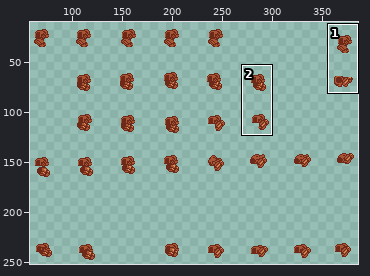
Sprite sheet, stored at items/armors/T-45/bsleeve.png. The picture above shows the old version from afar; the outline marks the close-up.
Close-up. Before the commit:
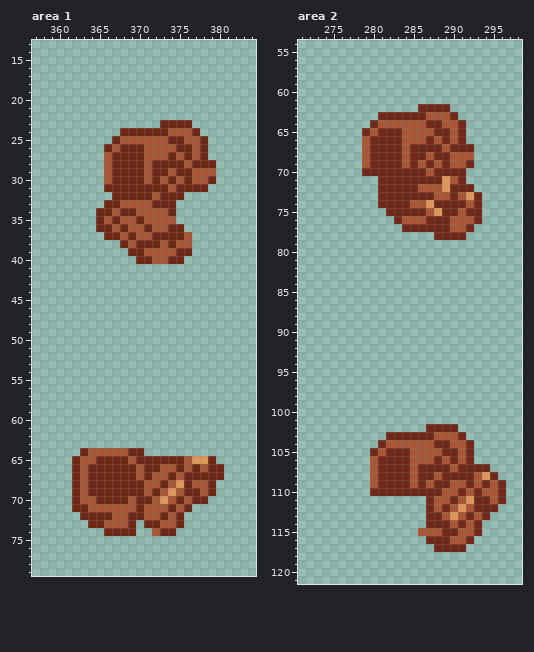
The file is 387x301 pixels. Shown: area 1: x 357..384, y 13..79; area 2: x 271..298, y 54..121. The wide view leaves out empty margins. The commit also changed other parts of the picture, which this record leaves out.
New version:
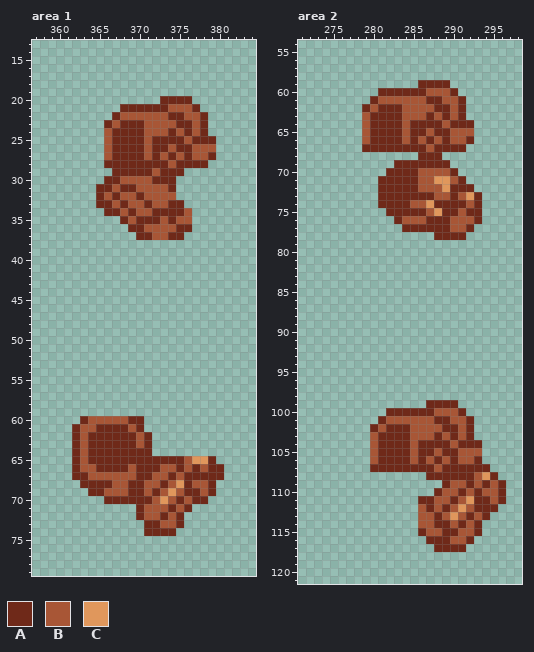
Palette (. is transparent): A #6f2919  B #a85636  C #e0975c
What changed:
--- area 1
@@ x 363..381 @@
 19 ...................
-20 ...................
-21 ...................
-22 ...................
-23 ..........AAAA.....
-24 .....AAAAAABBBA....
-25 ....ABBBBBBAABBA...
-26 ...ABAAABBBBAABA...
-27 ...BAAAABBBABABA...
-28 ...BAAAABAAAABAAA..
-29 ...BAAAABAABAABBB..
-30 ...BAAAABABABABBA..
-31 ...AAAAAAAABAAAA...
-32 ....AAAAABAAA......
-33 ...AABBBBAAA.......
-34 ..AABAABBBBA.......
-35 ..ABABBABBBB.......
-36 ..AABABBABBAA......
-37 ...AABABBAAAAB.....
-38 .....ABAAABABB.....
-39 ......AABBBBAA.....
-40 .......AABBAA......
+20 ..........AAAA.....
+21 .....AAAAAABBBA....
+22 ....ABBBBBBAABBA...
+23 ...ABAAABBBBAABA...
+24 ...BAAAABBBABABA...
+25 ...BAAAABAAAABAAA..
+26 ...BAAAABAABAABBB..
+27 ...BAAAABABABABBA..
+28 ...AAAAAAAABAAAA...
+29 ....AAAAABAAA......
+30 ...AABBBBAAA.......
+31 ..AABAABBBBA.......
+32 ..ABABBABBBB.......
+33 ..AABABBABBAA......
+34 ...AABABBAAAAB.....
+35 .....ABAAABABB.....
+36 ......AABBBBAA.....
+37 .......AABBAA......
+38 ...................
+39 ...................
+40 ...................
 41 ...................
@@ x 360..374 @@
 59 ...............
-60 ...............
-61 ...............
-62 ...............
-63 ...............
-64 ...ABBBBBAA....
-65 ..ABBAAAABAAAAA
-66 ..ABAAAAAABAABB
-67 ..ABAAAAAABABBA
-68 ..ABAAAAAAABBAB
-69 ..ABAAAAAAABABC
-70 ..ABBAAAABAABCB
-71 ..AABBBBBBABBBA
-72 ...AAAABBAABBAB
-73 ....AABBBA.AABB
-74 ......AAAA..BAA
+60 ...ABBBBBAA....
+61 ..ABBAAAABA....
+62 ..ABAAAAAABA...
+63 ..ABAAAAAABA...
+64 ..ABAAAAAAAA...
+65 ..ABAAAAAAAAAAA
+66 ..ABBAAAABAAABB
+67 ..AABBBBBBAABBA
+68 ...AAAABBAABBAB
+69 ....AABBBAABABC
+70 ......AAAAAABCB
+71 ..........ABBBA
+72 ..........ABBAB
+73 ...........AABB
+74 ...........AAAA
 75 ...............
--- area 2
@@ x 277..294 @@
  58 ..................
- 59 ..................
- 60 ..................
- 61 ..................
- 62 .........AAAA.....
- 63 ....AAAAAABBBA....
- 64 ...ABBBBBBAABBA...
- 65 ..ABAAABBBBAABA...
- 66 ..BAAAABBBABABA...
- 67 ..BAAAABAAAABAAA..
- 68 ..BAAAABAABAABBB..
- 69 ..BAAAABABABABBA..
- 70 ..AAAAAAAABAAAA...
- 71 ....AAAAAAAACBA...
+ 59 .........AAAA.....
+ 60 ....AAAAAABBBA....
+ 61 ...ABBBBBBAABBA...
+ 62 ..ABAAABBBBAABA...
+ 63 ..BAAAABBBABABA...
+ 64 ..BAAAABAAAABAAA..
+ 65 ..BAAAABAABAABBB..
+ 66 ..BAAAABABABABBA..
+ 67 ..AAAAAAAABAAAA...
+ 68 .........AAA......
+ 69 ......AAAAAAA.....
+ 70 .....AAAABBBBA....
+ 71 ....AAAAABBCCBA...
  72 ....AAAAABBBCAAA..
@@ x 278..295 @@
  98 ..................
- 99 ..................
-100 ..................
-101 ..................
-102 .........AAAA.....
-103 ....AAAAAABBBA....
-104 ...ABBBBBBAABBA...
-105 ..ABAAABBBBAABA...
-106 ..BAAAABBBABABA...
-107 ..BAAAABAAAABAAAA.
-108 ..BAAAABAABAAAABCA
-109 ..BAAAABABAABBABAB
-110 ..AAAAAAAAABBABABB
-111 .........ABBABCAAB
-112 .........ABABCBAAA
-113 .........AABCBABA.
-114 .........AAABABA..
-115 ........BBBAABBA..
+ 99 .........AAAA.....
+100 ....AAAAAABBBA....
+101 ...ABBBBBBAABBA...
+102 ..ABAAABBBBAABA...
+103 ..BAAAABBBABABA...
+104 ..BAAAABAAAABAAA..
+105 ..BAAAABAABAABBB..
+106 ..BAAAABABABABBA..
+107 ..AAAAAAAABAAAAAA.
+108 .........AAAAAABCA
+109 ...........ABBABAB
+110 ..........ABBABABB
+111 ........AABBABCAAB
+112 ........BABABCBAAA
+113 ........BBABCBABA.
+114 ........BBAABABA..
+115 ........ABBAABBA..
 116 .........AAABBA...
Boxes around the changes in both close-ups, in picture pixels (x1, y1, x2, y2):
changed: (96, 96, 216, 264)
changed: (72, 416, 160, 536)
changed: (362, 80, 474, 184)
changed: (370, 400, 482, 536)
